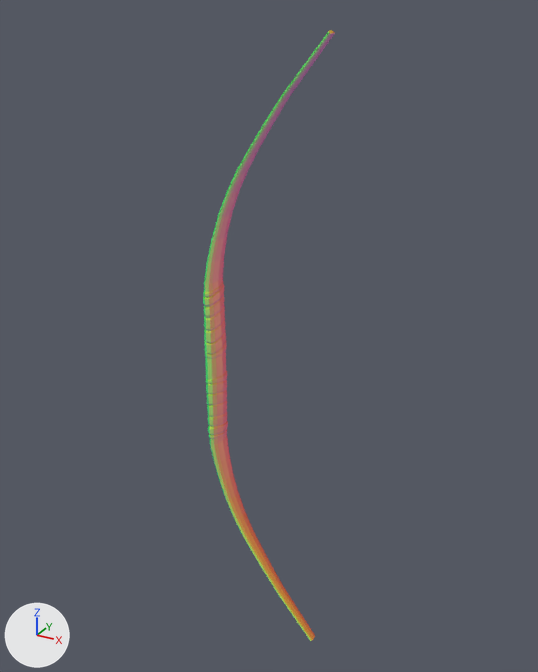
Before and after pictures for a commit that changed the Blender file BlendFiles/Bow.blend.
The view is the same before and after, from a camera (50 mm lens) standing at (0.862, -1.316, 0.757) and looking at (0.117, 0.037, 0.08). The axes (+X, +Y, +Z) are drawn at lower left. The lights are the same throughout.
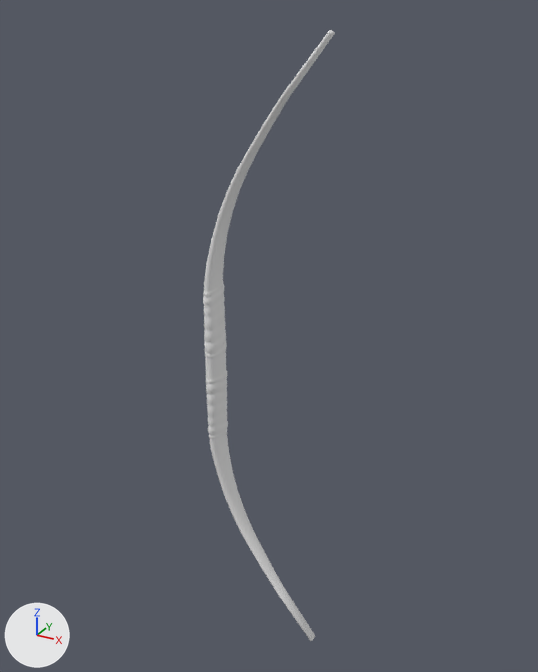
The change, as a diff of the scene's bpy script:
```diff
--- a/BlendFiles/Bow.blend.py
+++ b/BlendFiles/Bow.blend.py
@@ mat_material @@
+mat_material = diffuse_material('Material')
+mat_material.base_color = (0.8, 0.8, 0.8)  # white #e7e7e7
@@ me_cube_001 @@
 me_cube_001.from_pydata(...)  # 798 vertices, 776 faces; spans x -0.023..0.27, y -0.037..0.038, z -0.722..0.722
-me_cube_001.materials.append(mat_normal)  # picture img_normal
+me_cube_001.materials.append(mat_material)  # white #e7e7e7
```

Changed parts and their boxes (x1, y1, x2, y2) in the pictures (538 x 672 px):
'Cube', recoloured
    both: (203, 30, 335, 641)
